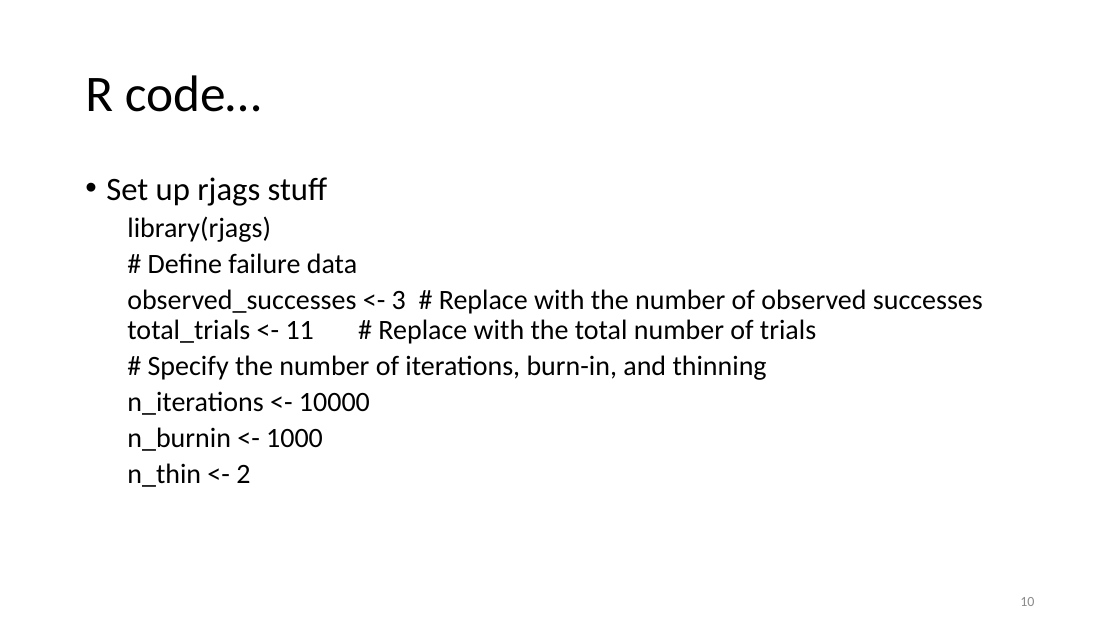
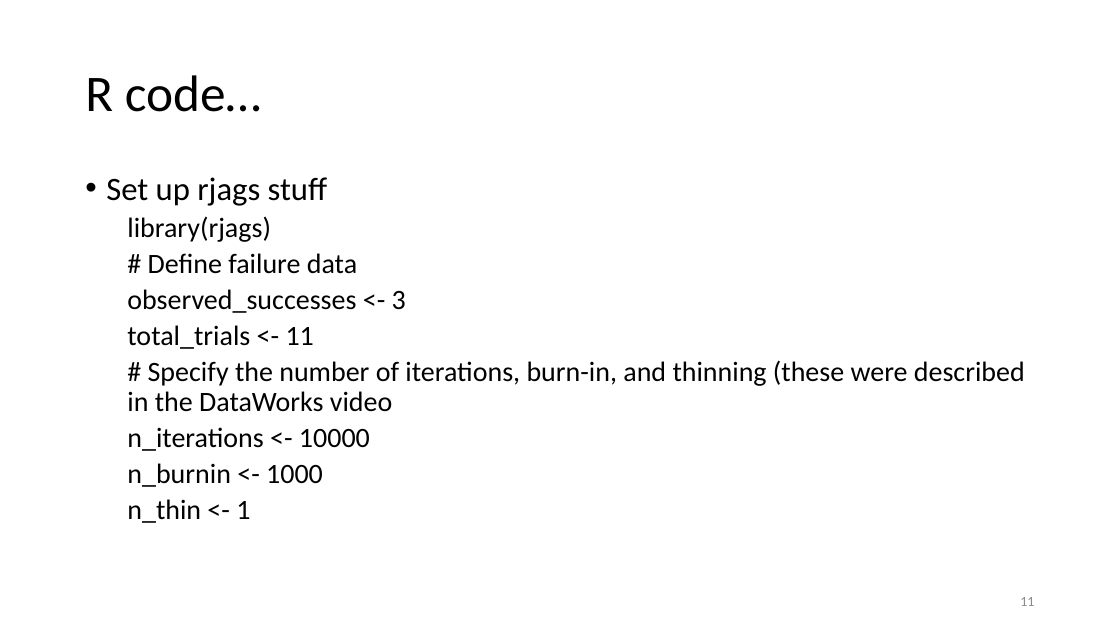
Before and after one commit to jamesbrownlow/BayesTutorialRjags, a slide deck: slide 11 of HamadaEx1.pptx (slide 10 before the commit). Drawn at 1120x630 pixels with LibreOffice and Linux fonts; fonts in the diff are those of the drawing. Boxes give left, top, right and bottom in pixels: in the first picture for what was removed or moved away, otherwise in the second. Text is boxed around its words. In the diff, an @@ line names an element or a change of style, - is before the commit and + after.

```diff
--- a/HamadaEx1.pptx
+++ b/HamadaEx1.pptx
@@ text at (x1=127, y1=289, x2=1025, y2=412): text changed @@
-  observed_successes <- 3 # Replace with the number of observed successes total_trials <- 11 # Replace with the total number of trials
-  # Specify the number of iterations, burn-in, and thinning
+  observed_successes <- 3
+  total_trials <- 11
+  # Specify the number of iterations, burn-in, and thinning (these were described in the DataWorks video
@@ text at (x1=127, y1=499, x2=250, y2=523): text changed @@
-  n_thin <- 2
+  n_thin <- 1
@@ page number at (x1=1020, y1=597, x2=1034, y2=606): text changed @@
-10
+11
```
Also in this commit, not shown: 12 other slides changed, 8 slides added, 4 slides removed, 1 other file.
